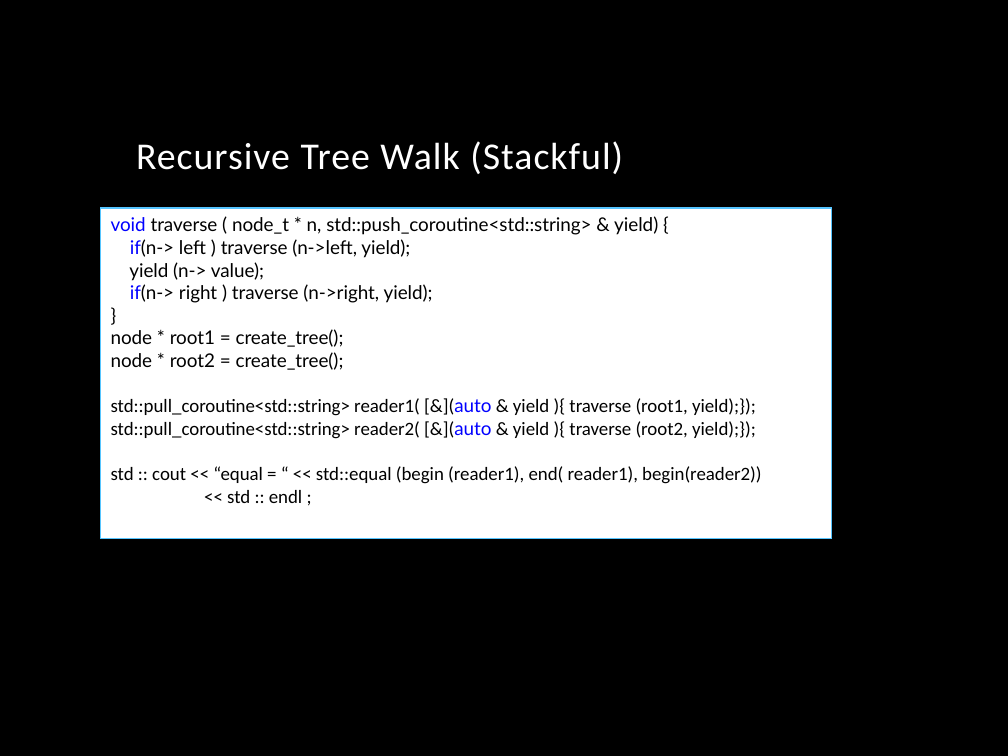
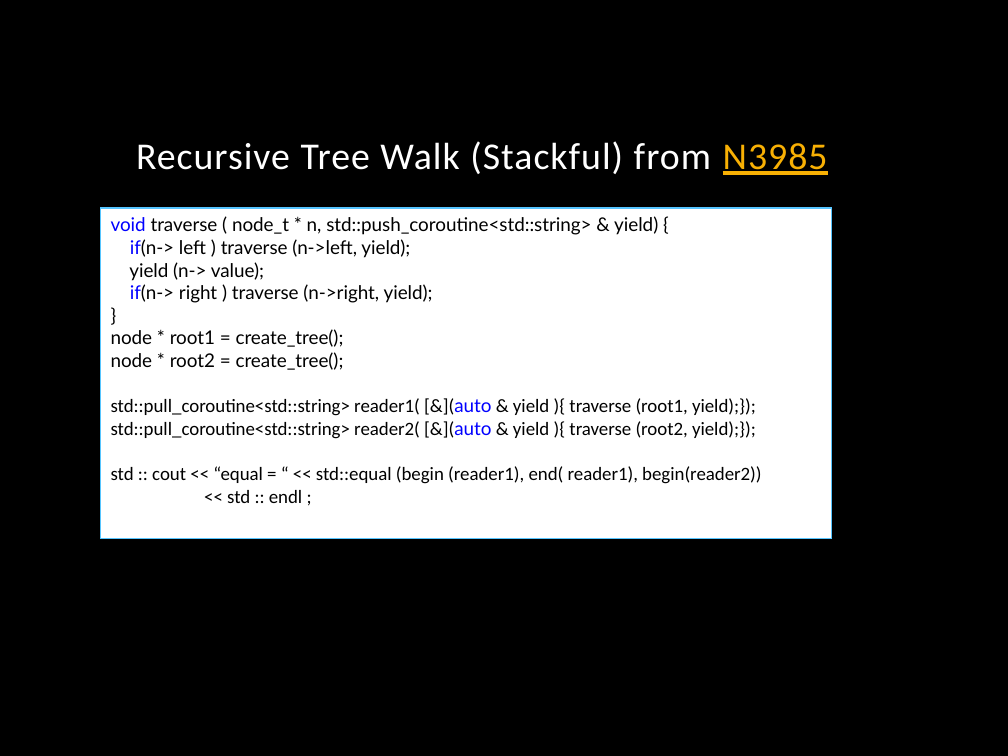
Before and after one commit to GorNishanov/await, a slide deck: slide 61 of Stackless Resumable Functions - Gor Nishanov - CppCon 2014.pptx. Drawn at 1008x756 pixels with LibreOffice and Linux fonts; fonts in the diff are those of the drawing; background and template pictures are left out. Boxes give left, top, right and bottom in pixels: in the first picture for what was removed or moved away, otherwise in the second. Text is boxed around its words. In the diff, an @@ line names an element or a change of style, - is before the commit and + after.

```diff
--- a/Stackless Resumable Functions - Gor Nishanov - CppCon 2014.pptx
+++ b/Stackless Resumable Functions - Gor Nishanov - CppCon 2014.pptx
@@ title at [136, 141, 828, 175]: text changed @@
-Recursive Tree Walk (Stackful)
+Recursive Tree Walk (Stackful) from N3985
```
Also in this commit, not shown: 13 other slides changed, 1 other file.
